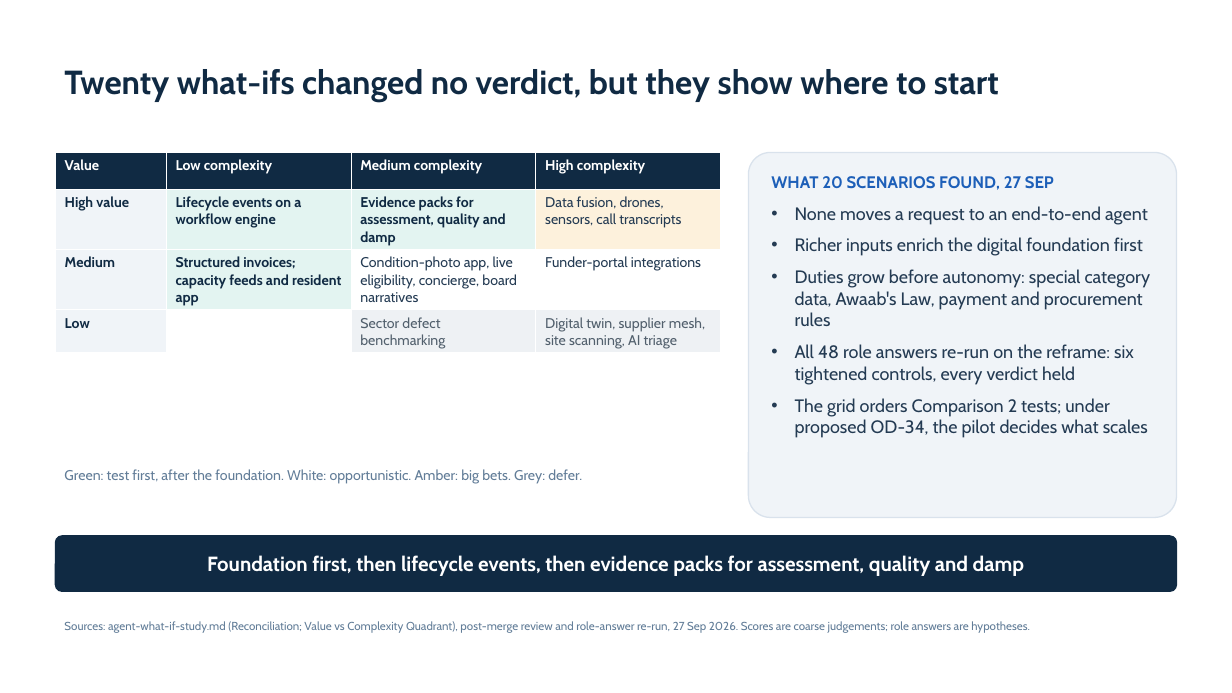
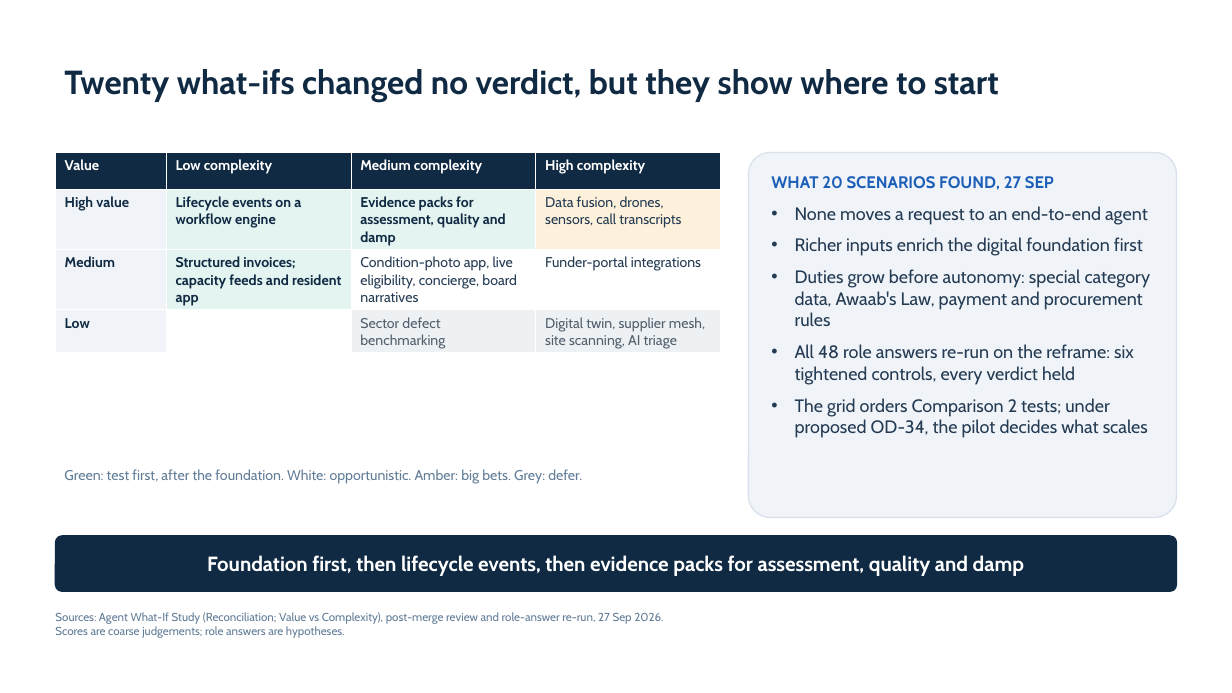
Before and after one commit to jmservera/ama, a slide deck: slide 10 of .copilot-tracking/ppt/2026-09-26/ama-mentor-progress-review/slide-deck/ama-mentor-progress-review.pptx. Drawn at 1232x693 pixels with LibreOffice and Linux fonts; fonts in the diff are those of the drawing. Boxes give left, top, right and bottom in pixels: in the first picture for what was removed or moved away, otherwise in the second. Text is boxed around its words. In the diff, an @@ line names an element or a change of style, - is before the commit and + after.

```diff
--- a/.copilot-tracking/ppt/2026-09-26/ama-mentor-progress-review/slide-deck/ama-mentor-progress-review.pptx
+++ b/.copilot-tracking/ppt/2026-09-26/ama-mentor-progress-review/slide-deck/ama-mentor-progress-review.pptx
@@ text at <box>55,612,663,638</box>: text changed @@
-Sources: agent-what-if-study.md (Reconciliation; Value vs Complexity Quadrant), post-merge review and role-answer re-run, 27 Sep 2026. Scores are coarse judgements; role answers are hypotheses.
+Sources: Agent What-If Study (Reconciliation; Value vs Complexity), post-merge review and role-answer re-run, 27 Sep 2026.
+Scores are coarse judgements; role answers are hypotheses.
```
Also in this commit, not shown: 11 other slides changed, 33 other files.
